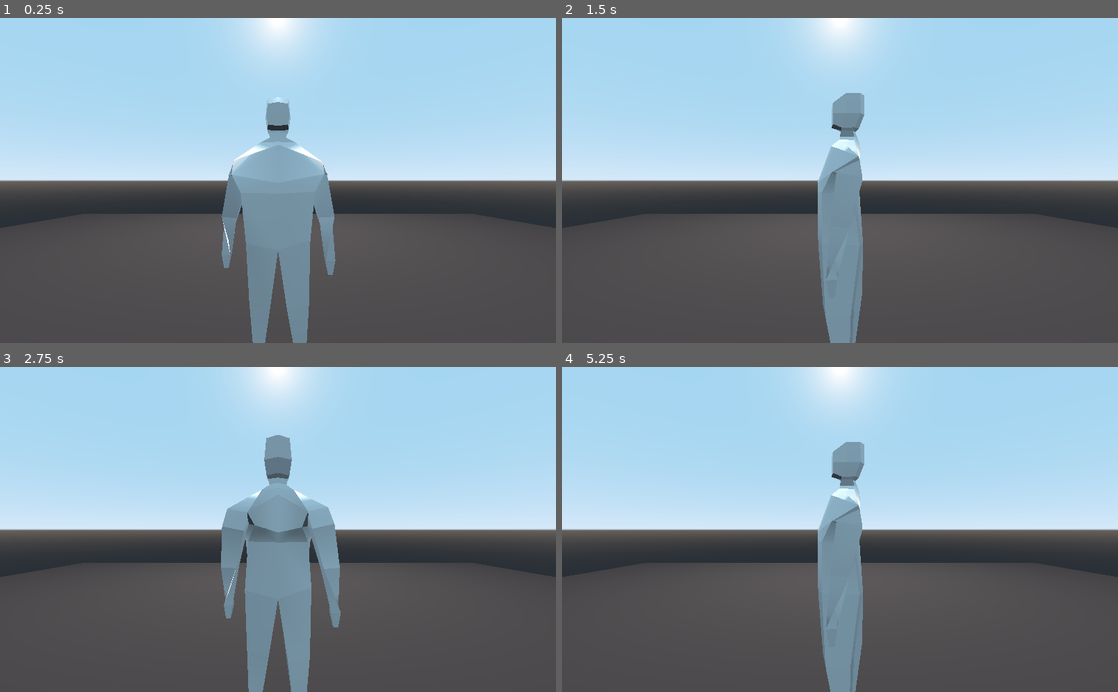
Above: before the commit, frames 1-4 (two rows, left to right).
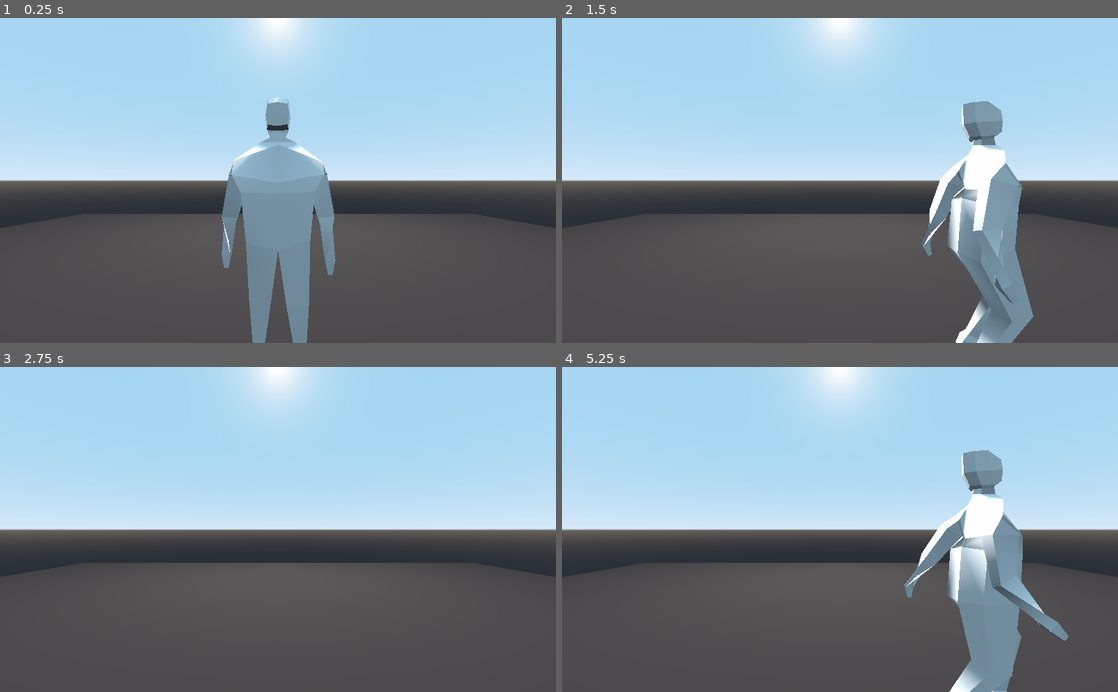
Above: after the commit, the same moments.

Repository: lolajojo/childhood_mystery_prototype
Game: Godot game, scene res://scenes/Main.tscn
Two runs of this game, one before a commit and one after it. Both use one fixed random seed, a clock stepped at 60 frames per second and the inputs below.
Inputs:
- Up to frame 1 (0.25 s): no input
- Up to frame 2 (1.5 s): tap Enter at 0.5 s; hold D (move_right) 0.53-1.28 s; hold S (move_back) from 1.28 s (still down)
- Up to frame 3 (2.75 s): release S (move_back) at 2.03 s; hold D (move_right) from 2.03 s (still down)
- Up to frame 4 (5.25 s): tap Space at 2.75 s; release D (move_right) at 2.78 s; hold W (move_forward) 2.78-3.53 s; hold A (move_left) 3.53-5.03 s; hold S (move_back) from 5.03 s (still down)

The runs differ from the first frame. In frame 1, less than 0.1% of the frame differs, in the area x 41-57%, y 25-71%; in frame 2, 13%; in frame 3, 9.2%; in frame 4, 13%, in the area x 46-92%, y 23-100%.

Commit message:
Add switching between walking and idling states

Diff:
--- a/childhood-mystery-prototype/scenes/Player.gd
+++ b/childhood-mystery-prototype/scenes/Player.gd
@@ -6,6 +6,7 @@
 export var speed = 15
 
 var velocity = Vector3.ZERO
+var is_moving = false
 
 func _physics_process(delta):
 	var direction = Vector3.ZERO
@@ -24,4 +25,14 @@
 		direction = direction.normalized()
 		$Pivot.look_at(direction, Vector3.UP)
 
+		if not is_moving:
+			is_moving = true
+			emit_signal("start_moving")
+	else:
+		is_moving = false
+		emit_signal("idling")
+
+	velocity.x = speed * direction.x
+	velocity.y = speed * direction.y
+
 	velocity = move_and_slide(velocity, Vector3.UP)
--- a/childhood-mystery-prototype/scenes/Player.tscn
+++ b/childhood-mystery-prototype/scenes/Player.tscn
@@ -1,9 +1,10 @@
-[gd_scene load_steps=6 format=2]
+[gd_scene load_steps=7 format=2]
 
 [ext_resource path="res://scenes/lp_dummy.tscn" type="PackedScene" id=1]
 [ext_resource path="res://scenes/Player.gd" type="Script" id=2]
 [ext_resource path="res://animations/walking.tres" type="Animation" id=3]
 [ext_resource path="res://animations/idle.tres" type="Animation" id=4]
+[ext_resource path="res://scripts/AnimationPlayer.gd" type="Script" id=5]
 
 [sub_resource type="CapsuleShape" id=1]
 radius = 1.0668
@@ -24,3 +25,7 @@
 root_node = NodePath("../Pivot/lp_dummy")
 anims/idle = ExtResource( 4 )
 anims/walking = ExtResource( 3 )
+script = ExtResource( 5 )
+
+[connection signal="idling" from="." to="AnimationPlayer" method="_on_Player_idling"]
+[connection signal="start_moving" from="." to="AnimationPlayer" method="_on_Player_start_moving"]
--- /dev/null
+++ b/childhood-mystery-prototype/scripts/AnimationPlayer.gd
@@ -0,0 +1,11 @@
+extends AnimationPlayer
+
+
+func _on_Player_idling():
+	get_animation("idle").loop = true
+	play("idle")
+
+
+func _on_Player_start_moving():
+	get_animation("walking").loop = true
+	play("walking")
